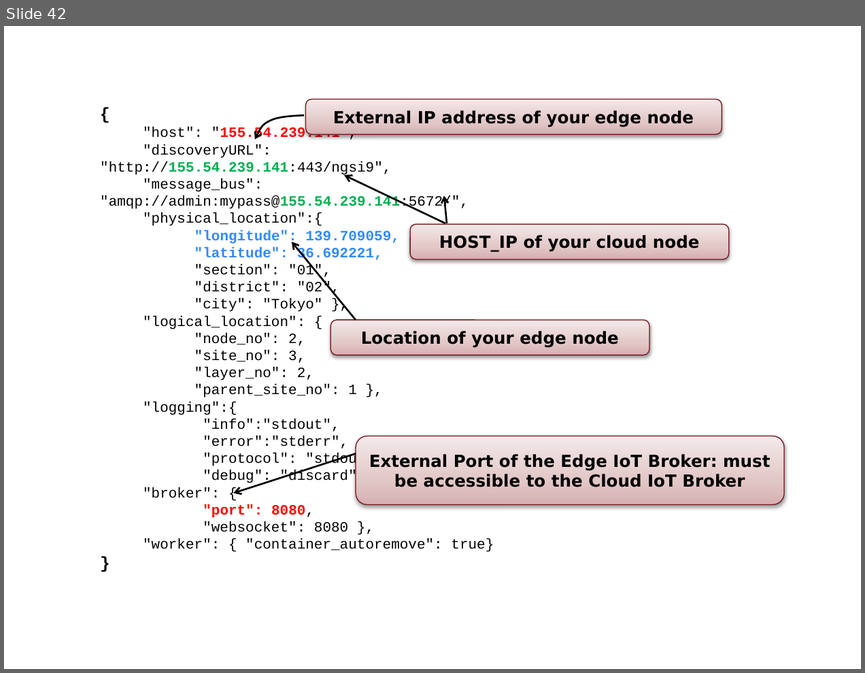
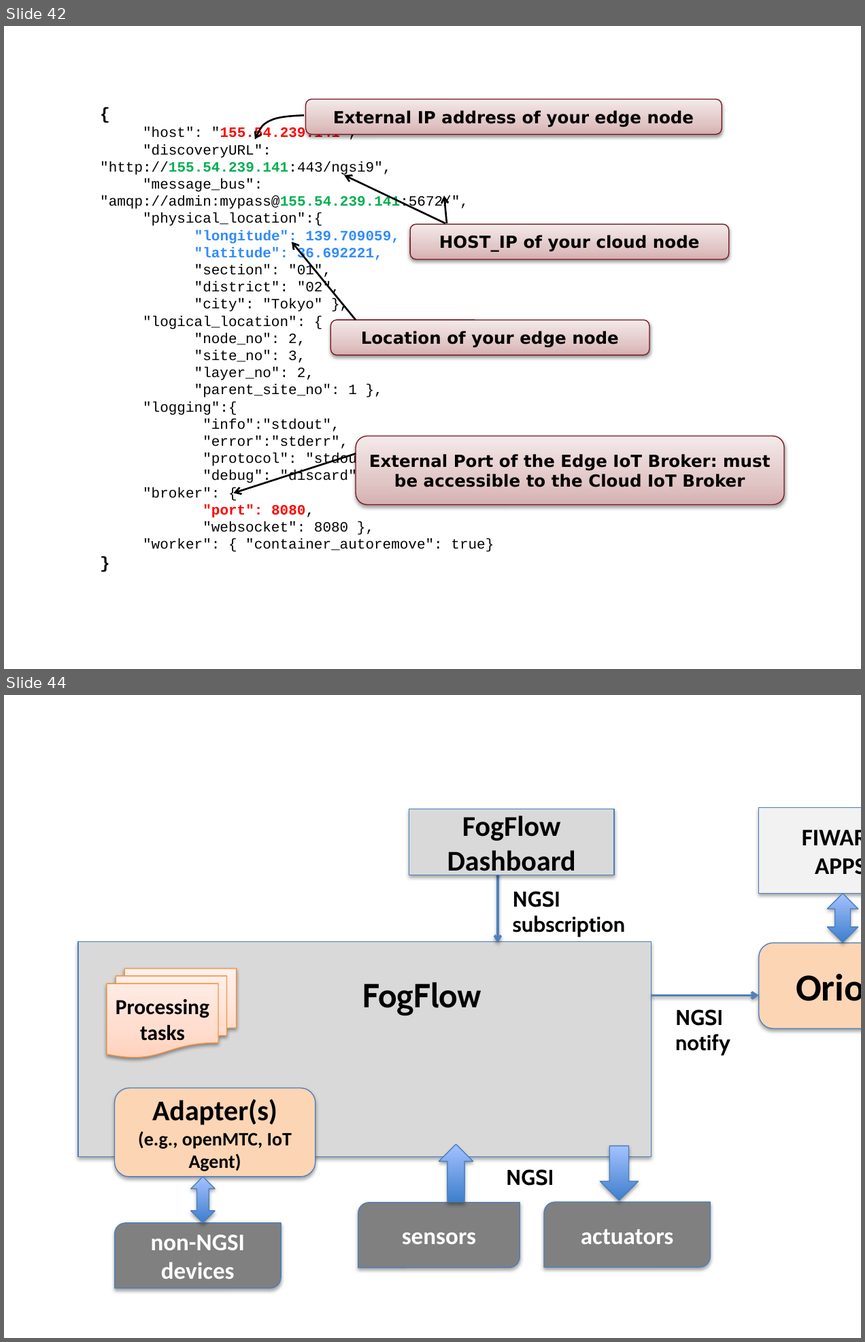
Before and after one commit to smartfog/fogflow, a slide deck: doc/en/source/figures/figures.pptx. Shown one above the other, each under a label of ours: slide 42 before the commit, slides 42 and 44 after it; the slides between them are not shown. The pictures are 865x673 and 865x1342 pixels, drawn with LibreOffice and Linux fonts; fonts in the diff are those of the drawing. Boxes give left, top, right and bottom in pixels: in the first picture for what was removed or moved away, otherwise in the second. Text is boxed around its words. In the diff, an @@ line names an element or a change of style, - is before the commit and + after.

```diff
--- a/doc/en/source/figures/figures.pptx
+++ b/doc/en/source/figures/figures.pptx
@@ slide 44 added at (4,695,861,1338), background #FFFFFF @@
@@ rectangle added at (409,809,614,875), fill #D9D9D9, outline #4B7EBC 0.75 pt, 24 pt, text #000000, bold @@
+FogFlow Dashboard
@@ rectangle added at (758,807,861,893), fill #F2F2F2, outline #4B7EBC 0.75 pt, 20 pt, text #000000, bold @@
+FIWARE
+APPS
@@ arrow added from (498, 860) to (498, 943), #4F81BD 2 pt @@
@@ text added at (513,891,626,936), 18 pt, text #000000, bold @@
+NGSI
+subscription
@@ up down arrow added at (827,893,858,942), fill gradient #3F80CE to #A4C4FF, outline #4B7EBC 0.75 pt @@
@@ rectangle added at (79,942,652,1157), fill #D9D9D9, outline #4B7EBC 0.75 pt @@
@@ rounded rectangle added at (759,943,861,1028), fill #FCD5B5, outline #4B7EBC 0.75 pt, 32 pt, text #000000, bold @@
+Orion
@@ flow chart multidocument added at (107,968,236,1057), fill gradient #FFD2BD to #FFDED0 to #FFF2ED, outline #F69240 0.75 pt, 18 pt, text #000000, bold @@
+Processing tasks
@@ text added at (362,982,481,1015), 28 pt, text #000000, bold @@
+FogFlow
@@ arrow added from (651, 995) to (759, 995), #4F81BD 2 pt @@
@@ text added at (675,1009,730,1055), 18 pt, text #000000, bold @@
+NGSI
+notify
@@ rounded rectangle added at (115,1087,315,1176), fill #FCD5B5, outline #4B7EBC 0.75 pt, 16 pt, text #000000, bold @@
+Adapter(s)
+(e.g., openMTC, IoT Agent)
@@ up arrow added at (439,1144,473,1202), fill gradient #3F80CE to #A4C4FF, outline #4B7EBC 0.75 pt @@
@@ down arrow added at (600,1146,638,1200), fill gradient #3F80CE to #A4C4FF, outline #4B7EBC 0.75 pt @@
@@ up down arrow added at (191,1176,215,1223), fill gradient #3F80CE to #A4C4FF, outline #4B7EBC 0.75 pt @@
@@ text added at (506,1169,553,1185), 18 pt, text #000000, bold @@
+NGSI
@@ round diag rect added at (358,1202,520,1268), fill #808080, outline #4B7EBC 0.75 pt, 20 pt, text #FFFFFF, bold @@
+sensors
@@ round diag rect added at (544,1202,710,1266), fill #808080, outline #4B7EBC 0.75 pt, 20 pt, text #FFFFFF, bold @@
+actuators
@@ round diag rect added at (115,1223,281,1288), fill #808080, outline #4B7EBC 0.75 pt, 20 pt, text #FFFFFF, bold @@
+non-NGSI
+devices
```
Also in this commit, not shown: 3 other slides added, 6 other files.
